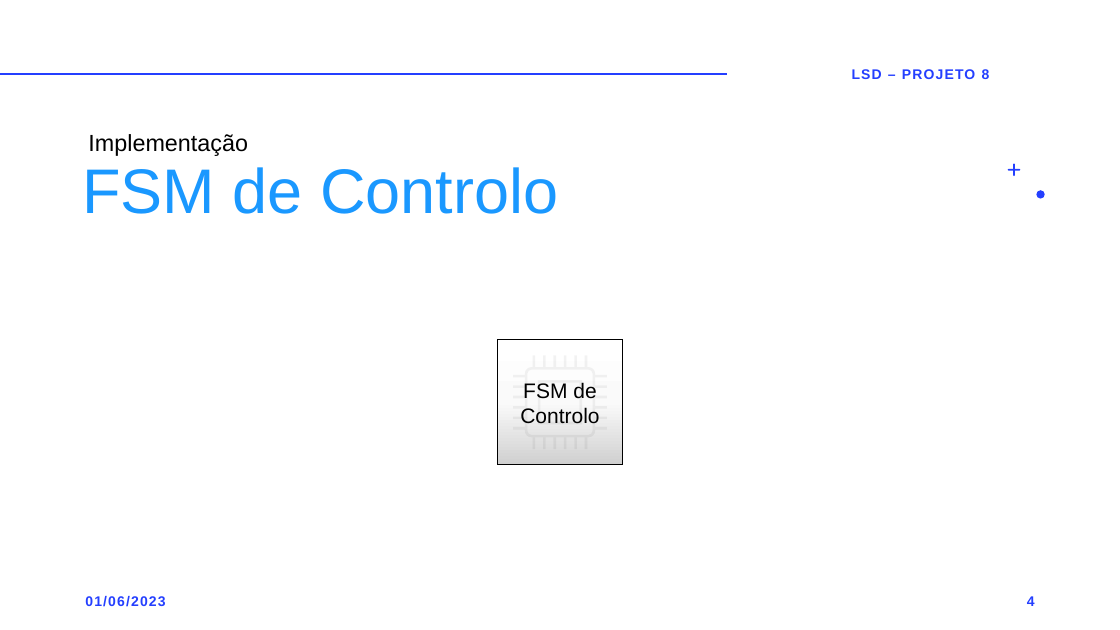
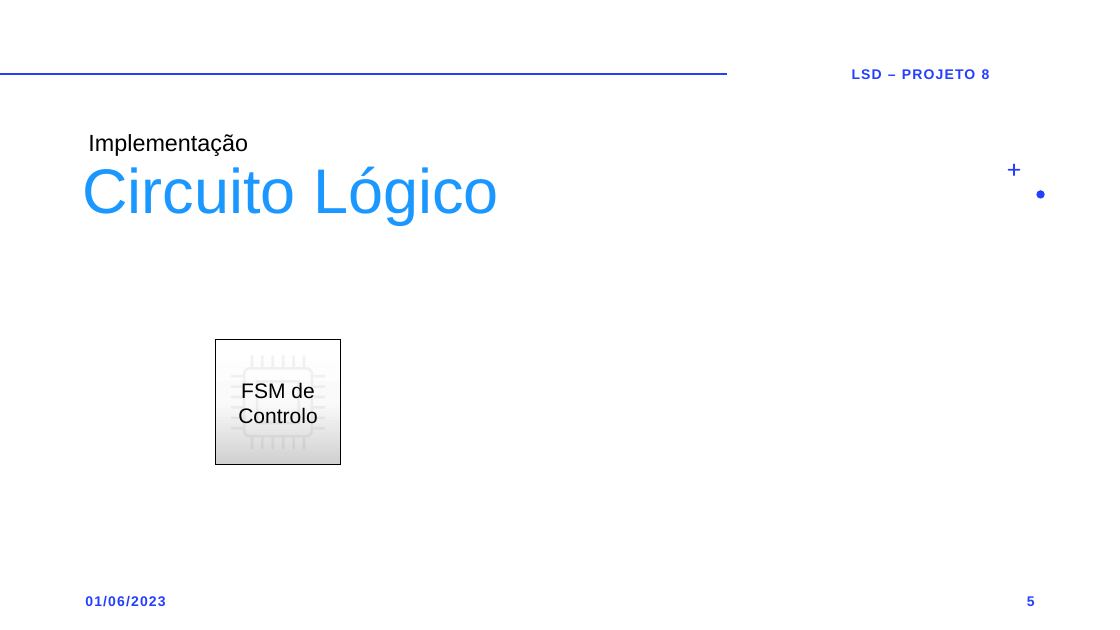
Before and after one commit to OlgaButs/LSD_Project, a slide deck: slide 5 of #PowerPoint_Presentation/v6.pptx (slide 4 before the commit). Drawn at 1120x630 pixels with LibreOffice and Linux fonts; fonts in the diff are those of the drawing. Boxes give left, top, right and bottom in pixels: in the first picture for what was removed or moved away, otherwise in the second. Text is boxed around its words. In the diff, an @@ line names an element or a change of style, - is before the commit and + after.

```diff
--- a/#PowerPoint_Presentation/v6.pptx
+++ b/#PowerPoint_Presentation/v6.pptx
@@ title at bbox=[82, 166, 499, 224]: text changed @@
-FSM de Controlo
+Circuito Lógico
@@ 2 freeform shapes, 1 rectangle: place and size @@
-2 freeform shapes, 1 rectangle at bbox=[497, 339, 623, 465]
+2 freeform shapes, 1 rectangle at bbox=[216, 339, 341, 465]
@@ page number at bbox=[1027, 596, 1035, 606]: text changed @@
-4
+5
```
Also in this commit, not shown: 7 other slides changed, 2 slides removed, 2 other files.
